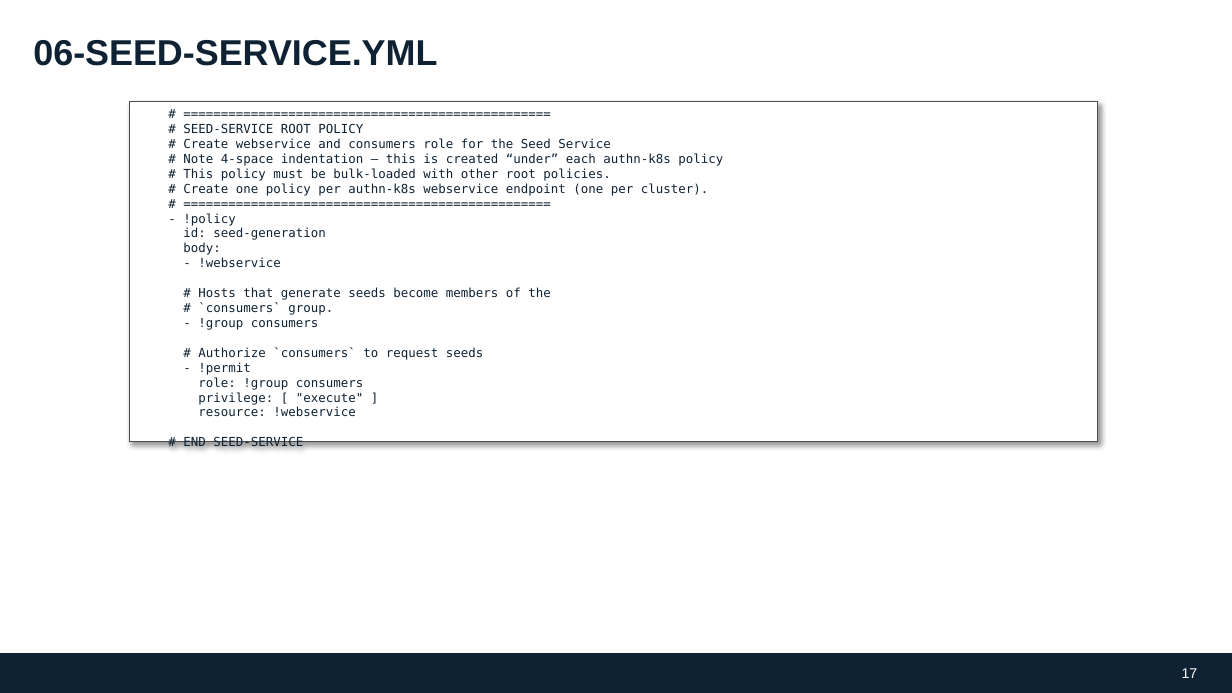
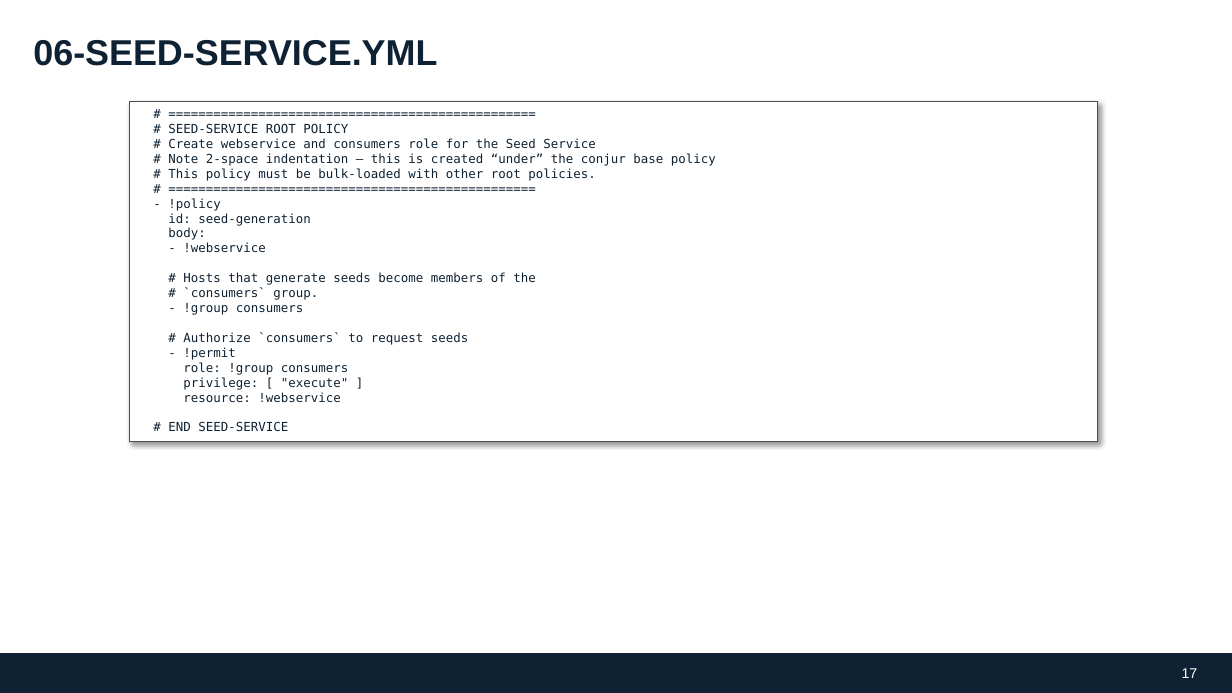
Before and after one commit to conjurdemos/conjur-policy-workshop, a slide deck: slide 17 of ppt/DAP-Policy-Model-200615JH.pptx. Drawn at 1232x693 pixels with LibreOffice and Linux fonts; fonts in the diff are those of the drawing; background and template pictures are left out. Boxes give left, top, right and bottom in pixels: in the first picture for what was removed or moved away, otherwise in the second. Text is boxed around its words. In the diff, an @@ line names an element or a change of style, - is before the commit and + after.

Commit message:
update slides for seed-service, authn-oidc & name changes

```diff
--- a/ppt/DAP-Policy-Model-200615JH.pptx
+++ b/ppt/DAP-Policy-Model-200615JH.pptx
@@ text in rectangle at (168,153,716,166): text changed @@
-# Note 4-space indentation – this is created “under” each authn-k8s policy
+# Note 2-space indentation – this is created “under” the conjur base policy
@@ text in rectangle at (183,183,709,196): paragraph removed @@
-# Create one policy per authn-k8s webservice endpoint (one per cluster).
```
Also in this commit, not shown: 3 other slides changed, 1 slide added.
